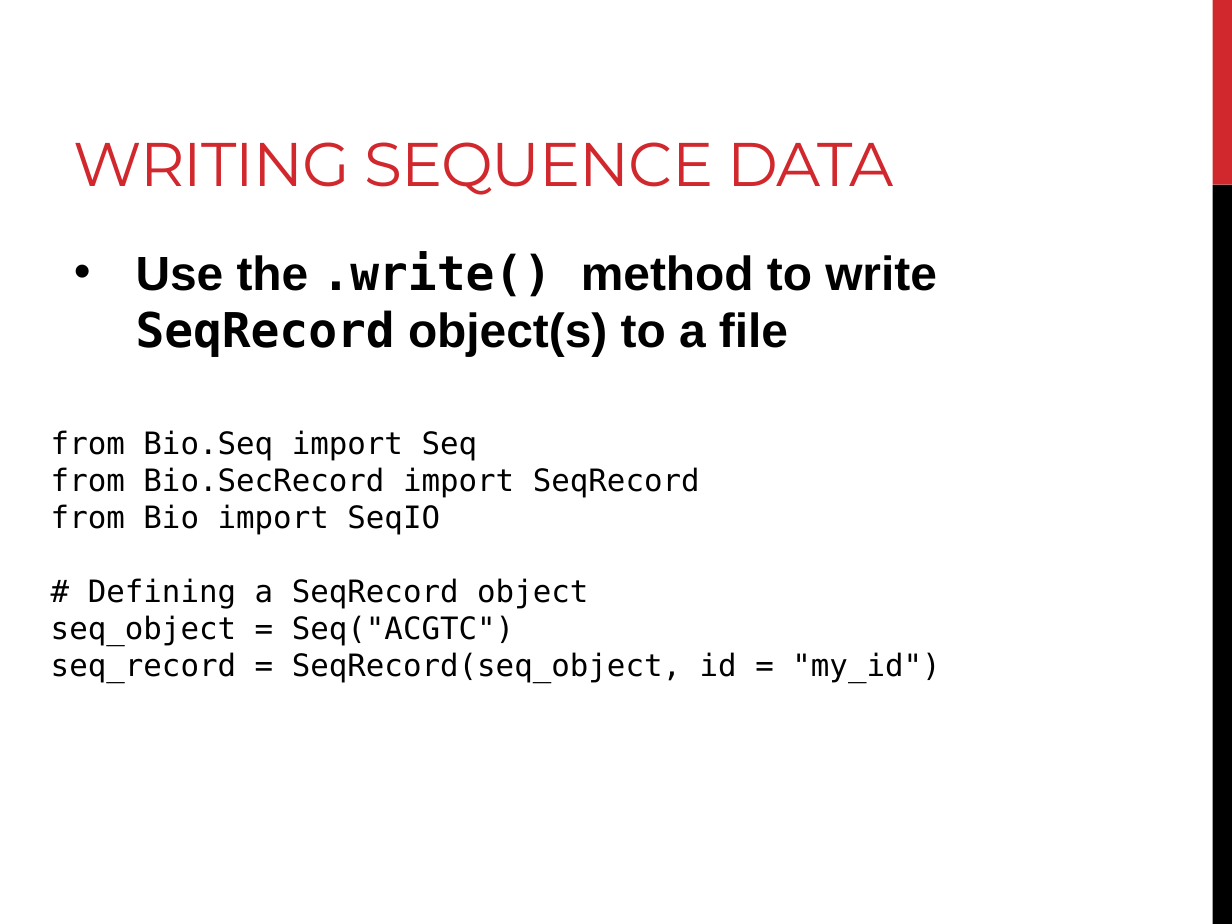
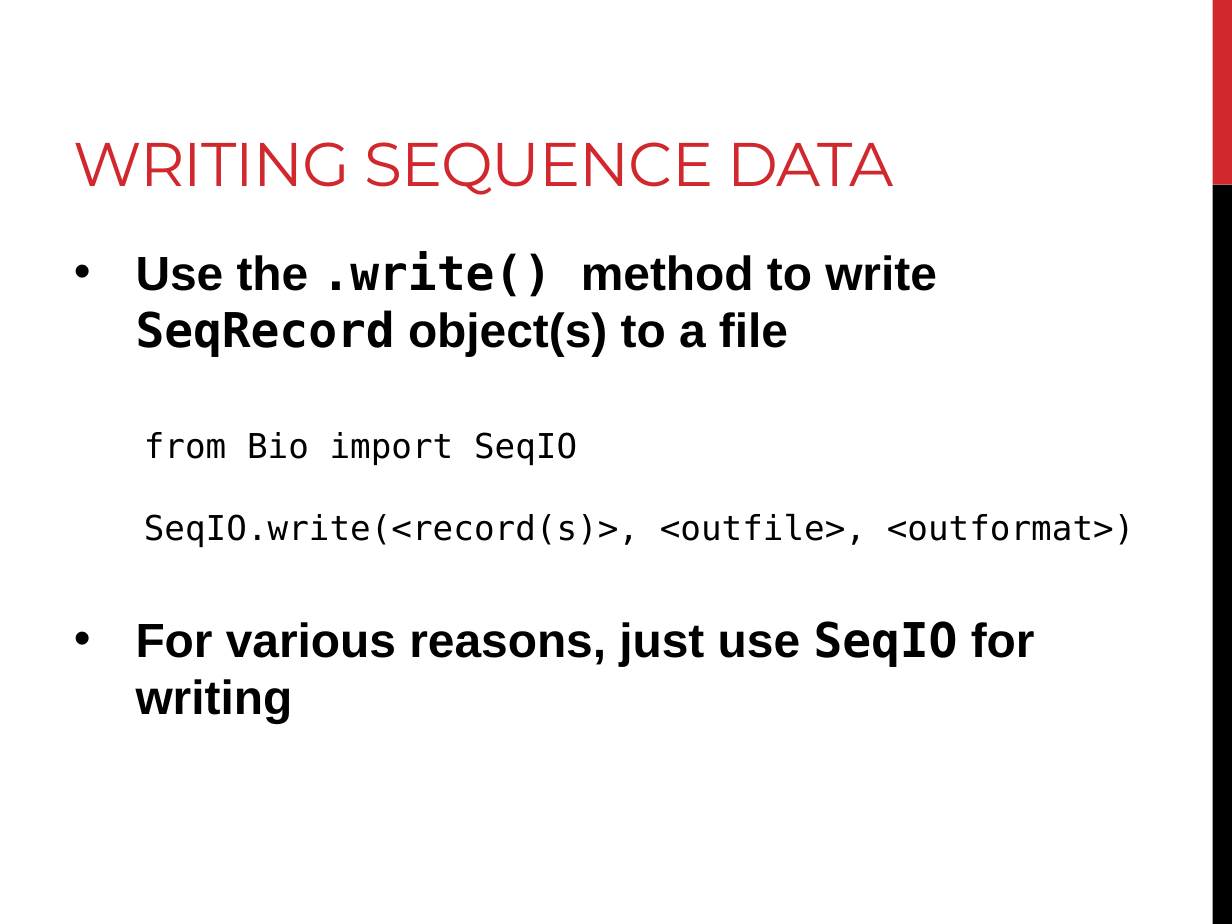
Before and after one commit to BjornFJohansson/ccbb_bigdata2015_python, a slide deck: slide 38 of slides/day4_slides.pptx (slide 30 before the commit). Drawn at 1232x924 pixels with LibreOffice and Linux fonts; fonts in the diff are those of the drawing. Boxes give left, top, right and bottom in pixels: in the first picture for what was removed or moved away, otherwise in the second. Text is boxed around its words. In the diff, an @@ line names an element or a change of style, - is before the commit and + after.

```diff
--- a/slides/day4_slides.pptx
+++ b/slides/day4_slides.pptx
@@ text removed at (51, 430, 940, 683) @@
-from Bio.Seq import Seq
-from Bio.SecRecord import SeqRecord
-from Bio import SeqIO
-# Defining a SeqRecord object
-seq_object = Seq("ACGTC")
-seq_record = SeqRecord(seq_object, id = "my_id")
@@ text added at (144, 432, 1135, 548), 20 pt, text #000000 @@
+from Bio import SeqIO
+SeqIO.write(<record(s)>, <outfile>, <outformat>)
@@ text at (136, 621, 1035, 724): paragraph added @@
+• For various reasons, just use SeqIO for writing
```
Also in this commit, not shown: 18 other slides changed, 10 slides added, 5 slides removed, 3 other files.
